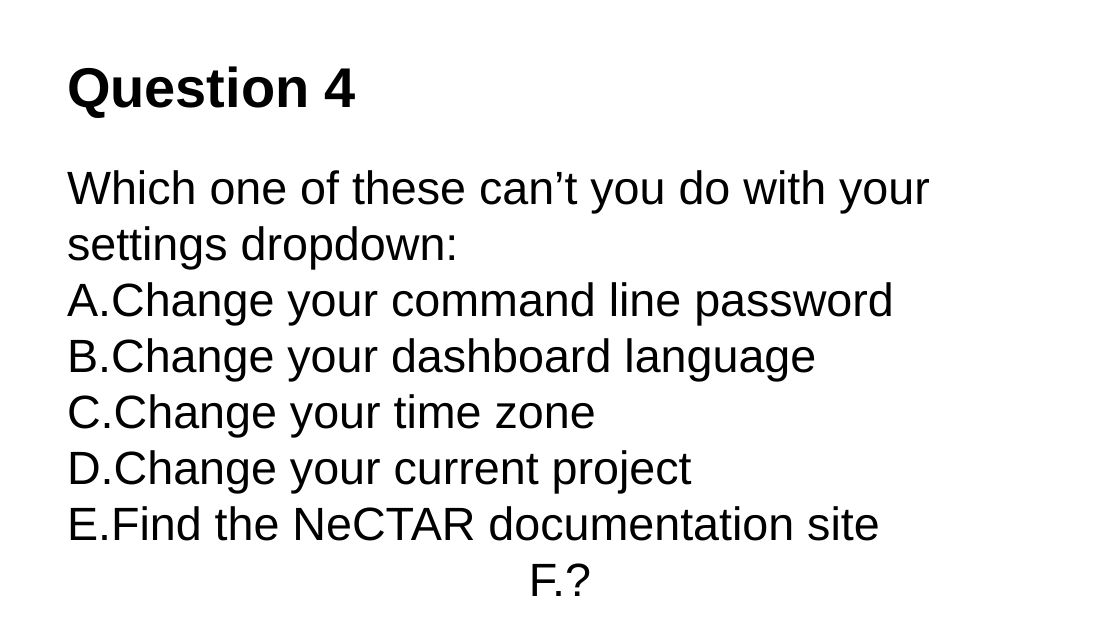
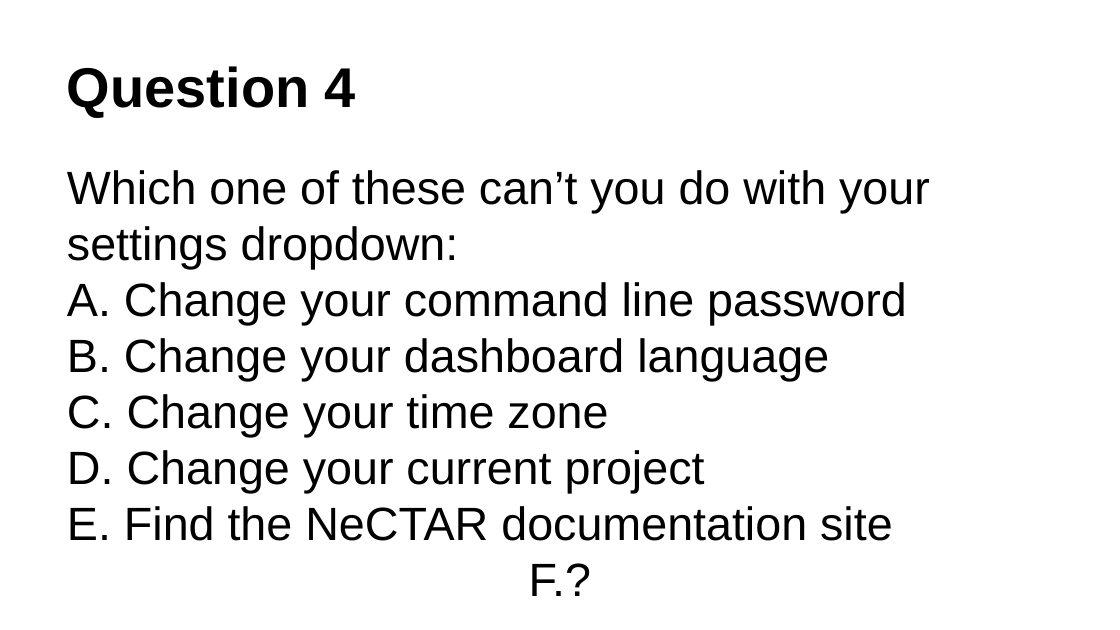
Before and after one commit to resbaz/nectar-cloud-lessons, a slide deck: slide 5 of Lessons/Lesson_I/Lesson_I_Questions.pptx. Drawn at 1120x630 pixels with LibreOffice and Linux fonts; fonts in the diff are those of the drawing. Boxes give left, top, right and bottom in pixels: in the first picture for what was removed or moved away, otherwise in the second. Text is boxed around its words. In the diff, an @@ line names an element or a change of style, - is before the commit and + after.

```diff
--- a/Lessons/Lesson_I/Lesson_I_Questions.pptx
+++ b/Lessons/Lesson_I/Lesson_I_Questions.pptx
@@ text at <box>124,282,907,541</box>: indent changed @@
```
Also in this commit, not shown: 4 other slides changed, 1 slide removed, 1 other file.
